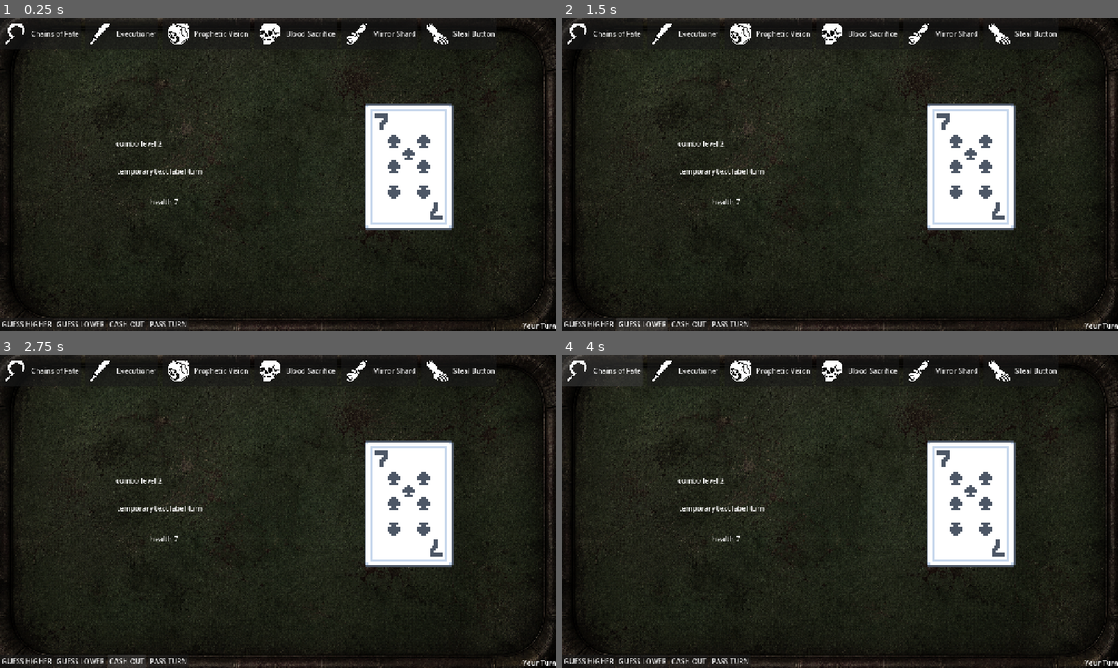
Above: before the commit, frames 1-4 (two rows, left to right).
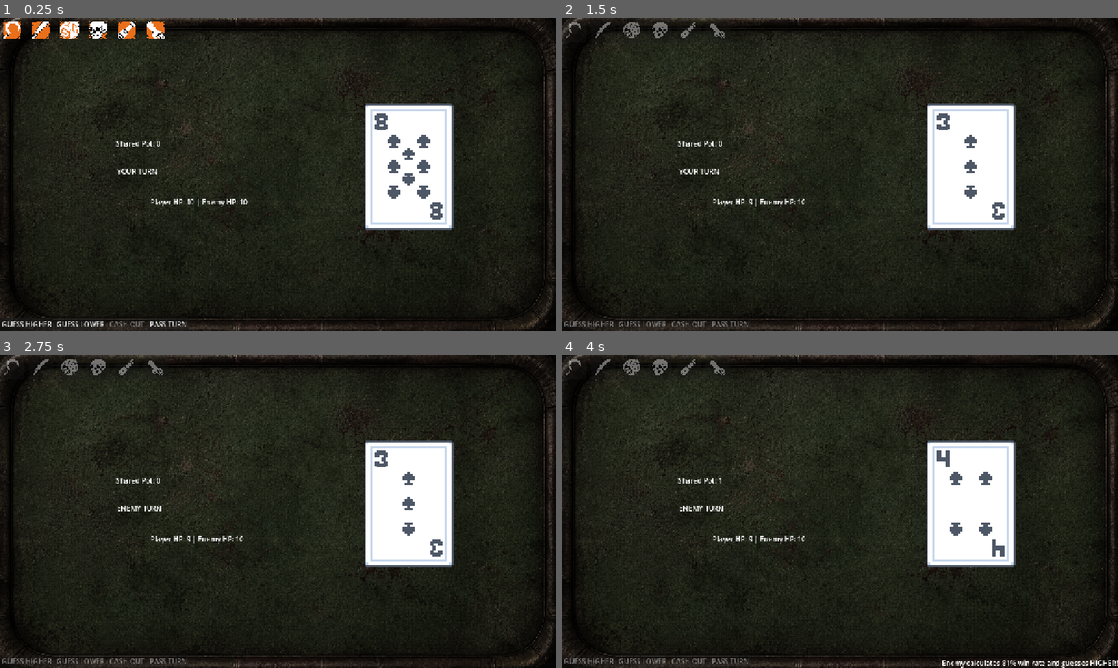
Above: after the commit, the same moments.

Repository: wadahac/HighLowPrototype
Game: Godot game, scene res://scenes/main.tscn
Same seed, same stepped clock (60 frames per second), same inputs: the game is played once before the commit and once after it.
Inputs (mouse positions are in pixels of both pictures, inside the frame that each line leads up to):
- Up to frame 1 (0.25 s): no input
- Up to frame 2 (1.5 s): click "GUESS HIGHER" at 0.5 s; click (639, 324) at 1.25 s, where only the run before the commit has a clickable "GUESS LOWER"
- Up to frame 3 (2.75 s): click (127, 661) at 2 s, where only the run before the commit has a clickable "CASH OUT"
- Up to frame 4 (4 s): click (728, 661) at 2.75 s, where only the run before the commit has a clickable "PASS TURN"; click (600, 370) at 3.5 s, where only the run before the commit has a clickable "Chains of Fate"

The runs differ from the first frame. In frame 1, 2.7% of the frame differs, in the area x 0-100%, y 0-100%; in frame 2, 3.0%; in frame 3, 3.0%; in frame 4, 3.2%.
Error before the commit: Parse Error: Identifier "_on_health_changed" not declared in the current scope. (res://src/HighLowGameManager.gd:71)

Commit message:
fix: restore missing functions and fix parse errors in GameManager
Co-authored-by: aider (gemini/gemini-3.5-flash) <aider@aider.chat>

Diff:
--- a/high-low-prototype/src/HighLowGameManager.gd
+++ b/high-low-prototype/src/HighLowGameManager.gd
@@ -58,7 +58,7 @@
 @onready var vision_button: Button = $"UI_Layer/TrumpContainer/VisionButton"
 @onready var sacrifice_button: Button = $"UI_Layer/TrumpContainer/SacrificeButton"
 @onready var mirror_button: Button = $"UI_Layer/TrumpContainer/MirrorButton"
-@onready var steal_button = $UI_Layer/TrumpContainer/StealButton
+@onready var steal_button: Button = $UI_Layer/TrumpContainer/StealButton
 
 # Info Labels
 @onready var vision_label: Label = $"UI_Layer/InfoPanel/VisionLabel"
@@ -393,3 +393,358 @@
 		cash_out_button.disabled = true
 		if status_label:
 			status_label.text = "TRAPPED BY CHAINS OF FATE: YOU MUST GUESS!"
+
+func _update_button_state(btn: Button, has_trump: bool, default_trump) -> void:
+	if not btn:
+		return
+	btn.visible = has_trump
+	btn.disabled = not is_player_turn
+	btn.custom_minimum_size = Vector2(56, 56)
+	btn.flat = false
+	apply_button_theme(btn)
+
+	# Clear old connections to prevent duplicate triggers
+	for conn in btn.pressed.get_connections():
+		btn.pressed.disconnect(conn.callable)
+
+	var display_name = default_trump.card_name if "card_name" in default_trump else btn.name
+
+	# Map trump card types to exact filenames
+	var filename = ""
+	var file_name_lower = default_trump.get_script().get_path().get_file().get_basename().to_lower()
+	if "chains" in file_name_lower:
+		filename = "chains.png"
+	elif "executioner" in file_name_lower:
+		filename = "executioner.png"
+	elif "vision" in file_name_lower or "prophetic" in file_name_lower:
+		filename = "vision.png"
+	elif "sacrifice" in file_name_lower or "blood" in file_name_lower:
+		filename = "sacrifice.png"
+	elif "mirror" in file_name_lower:
+		filename = "mirror.png"
+
+	var tex = get_trump_texture(filename) if filename != "" else null
+
+	if tex != null and has_trump:
+		btn.icon = tex
+		btn.expand_icon = true
+		btn.texture_filter = CanvasItem.TEXTURE_FILTER_NEAREST
+		btn.text = ""
+	else:
+		btn.icon = null
+		btn.text = display_name
+
+	if has_trump:
+		# Reconnect to the specific handler
+		if btn == chains_button:
+			btn.pressed.connect(_on_chains_pressed)
+		elif btn == executioner_button:
+			btn.pressed.connect(_on_executioner_pressed)
+		elif btn == vision_button:
+			btn.pressed.connect(_on_vision_pressed)
+		elif btn == sacrifice_button:
+			btn.pressed.connect(_on_sacrifice_pressed)
+		elif btn == mirror_button:
+			btn.pressed.connect(_on_mirror_pressed)
+
+func _use_trump_type(type_name: String) -> void:
+	for trump in trumps_hand:
+		if not trump.is_used:
+			var file_name = trump.get_script().get_path().get_file().get_basename().to_lower()
+			if type_name in file_name:
+				trump.execute_player(self)
+				break
+	refresh_trump_ui()
+	set_player_controls_enabled(is_player_turn)
+
+# Trump Card Handlers
+func _on_chains_pressed() -> void:
+	_use_trump_type("chains")
+
+func _on_executioner_pressed() -> void:
+	_use_trump_type("executioner")
+
+func _on_vision_pressed() -> void:
+	_use_trump_type("vision")
+
+func _on_sacrifice_pressed() -> void:
+	_use_trump_type("sacrifice")
+
+func _on_mirror_pressed() -> void:
+	_use_trump_type("mirror")
+
+func _on_steal_button_pressed() -> void:
+	var stolen_trump = steal_trump.apply_effect(self, enemy_ai, self)
+	if stolen_trump:
+		var card_name = stolen_trump.card_name if "card_name" in stolen_trump else stolen_trump.get_script().get_path().get_file().get_basename()
+		print("STOLE TRUMP: Stole ", card_name)
+		if status_label:
+			status_label.text = "Player stole " + card_name + "!"
+	else:
+		if status_label:
+			status_label.text = "Player tried to steal, but enemy has no Trumps!"
+	refresh_trump_ui()
+	_update_base_card_ui()
+
+func trigger_juice_effect(effect_name: String) -> void:
+	print("Juice effect triggered: ", effect_name)
+	if status_label:
+		status_label.text = "Juice effect: " + effect_name.to_upper()
+
+# AI Decision Handler
+func _on_enemy_decision_made(choice: String) -> void:
+	if is_player_turn:
+		return
+
+	if choice == "cash_out":
+		cash_out()
+	elif choice == "pass":
+		if status_label:
+			status_label.text = "Enemy passed the turn."
+		switch_turn()
+	else:
+		process_guess(choice == "higher")
+
+# Process guess logic
+func process_guess(is_higher: bool) -> void:
+	var active_is_chained: bool = player_cash_out_and_pass_locked if is_player_turn else enemy_cash_out_and_pass_locked
+	var pot_snapshot: int = shared_pot
+	print("DEBUG - Guess Start: is_player_turn=", is_player_turn, " active_is_chained=", active_is_chained, " pot=", pot_snapshot)
+
+	var new_card: int = draw_card()
+	var is_reshuffled: bool = was_reshuffled_on_last_draw
+	var is_correct: bool = false
+	var is_tie: bool = (new_card == active_card)
+
+	if is_tie:
+		is_correct = true
+	elif is_higher and new_card > active_card:
+		is_correct = true
+	elif not is_higher and new_card < active_card:
+		is_correct = true
+
+	if is_correct:
+		if not is_tie:
+			current_streak += 1
+			shared_pot += 1
+		if active_is_chained:
+			shared_pot *= 2
+			print("DEBUG: Chains of Fate DOUBLE POT applied! New pot: ", shared_pot)
+			if status_label:
+				status_label.text = ("Player" if is_player_turn else "Enemy") + " survived Chains of Fate! Pot doubled to " + str(shared_pot) + "!"
+		active_card = new_card
+		combo_updated.emit(shared_pot)
+		_update_base_card_ui()
+
+		if is_reshuffled and status_label:
+			var prefix = "Deck reshuffled! " if not status_label.text.begins_with("DECK RESHUFFLED!") else status_label.text + " | "
+			if is_player_turn:
+				status_label.text = prefix + "Player guessed correctly!"
+			else:
+				status_label.text = prefix + "Enemy guessed correctly!"
+
+		if not check_game_over():
+			if is_player_turn:
+				await get_tree().create_timer(1.2).timeout
+				set_player_controls_enabled(true)
+			else:
+				await get_tree().create_timer(1.2).timeout
+				if not check_game_over() and not is_player_turn:
+					if enemy_ai and enemy_ai.can_act:
+						enemy_ai.take_turn(active_card, shared_pot, player_hp, enemy_cash_out_and_pass_locked)
+	else:
+		var total_damage: int = 0
+		if active_is_chained:
+			total_damage = max(1, pot_snapshot * 2)
+			print("DEBUG: Chains of Fate DOUBLE DAMAGE applied: ", total_damage)
+		else:
+			total_damage = max(1, pot_snapshot)
+
+		var text_prefix = ""
+		if is_reshuffled:
+			text_prefix = "DECK RESHUFFLED! "
+
+		if is_player_turn:
+			if mirror_active:
+				var reflected_damage = int(total_damage * 0.5)
+				var self_damage = total_damage - reflected_damage
+				player_hp = max(0, player_hp - self_damage)
+				enemy_hp = max(0, enemy_hp - reflected_damage)
+				mirror_active = false
+				if status_label:
+					status_label.text = text_prefix + "Mirror Shard reflected " + str(reflected_damage) + " damage!"
+			else:
+				player_hp = max(0, player_hp - total_damage)
+				if is_reshuffled and status_label:
+					status_label.text = text_prefix + "Player guessed incorrectly!"
+		else:
+			if mirror_active:
+				var reflected_damage = int(total_damage * 0.5)
+				var self_damage = total_damage - reflected_damage
+				enemy_hp = max(0, enemy_hp - self_damage)
+				player_hp = max(0, player_hp - reflected_damage)
+				mirror_active = false
+				if status_label:
+					status_label.text = text_prefix + "Mirror Shard reflected " + str(reflected_damage) + " damage!"
+			else:
+				enemy_hp = max(0, enemy_hp - total_damage)
+				if is_reshuffled and status_label:
+					status_label.text = text_prefix + "Enemy guessed incorrectly!"
+
+		shared_pot = 0
+		current_streak = 0
+		active_card = new_card
+
+		# Explicitly reset Chains of Fate on round end / damage
+		player_cash_out_and_pass_locked = false
+		enemy_cash_out_and_pass_locked = false
+		chained_target = ""
+		chains_lock_duration = 0
+
+		health_changed.emit(player_hp, enemy_hp)
+		combo_updated.emit(shared_pot)
+		_update_base_card_ui()
+
+		if not check_game_over():
+			await get_tree().create_timer(1.2).timeout
+			switch_turn()
+
+	# Consume and reset Chains of Fate lock status after the guess is evaluated
+	if is_player_turn:
+		if chained_target == "player":
+			player_cash_out_and_pass_locked = false
+			chained_target = ""
+			chains_lock_duration = 0
+	else:
+		if chained_target == "enemy":
+			enemy_cash_out_and_pass_locked = false
+			chained_target = ""
+			chains_lock_duration = 0
+
+# Cash out logic
+func cash_out() -> void:
+	if (is_player_turn and player_cash_out_and_pass_locked) or (not is_player_turn and enemy_cash_out_and_pass_locked):
+		print("ACTION BLOCKED: Cash Out called while locked by Chains of Fate!")
+		return
+
+	if shared_pot > 0:
+		if is_player_turn:
+			enemy_hp = max(0, enemy_hp - shared_pot)
+		else:
+			player_hp = max(0, player_hp - shared_pot)
+		shared_pot = 0
+		current_streak = 0
+
+		health_changed.emit(player_hp, enemy_hp)
+		combo_updated.emit(shared_pot)
+		_update_base_card_ui()
+
+		if not check_game_over():
+			await get_tree().create_timer(1.2).timeout
+			switch_turn()
+
+func switch_turn() -> void:
+	is_player_turn = not is_player_turn
+	_update_turn_label()
+	refresh_trump_ui()
+
+	if is_player_turn:
+		mirror_active = false
+		set_player_controls_enabled(true)
+		if player_cash_out_and_pass_locked and status_label:
+			status_label.text = "TRAPPED BY CHAINS OF FATE: YOU MUST GUESS!"
+	else:
+		set_player_controls_enabled(false)
+
+		if enemy_ai:
+			# Decrement turns_frozen counter
+			if enemy_ai.turns_frozen > 0:
+				enemy_ai.turns_frozen -= 1
+			if enemy_ai.turns_frozen <= 0:
+				enemy_ai.can_act = true
+
+			if enemy_ai.can_act:
+				enemy_ai.take_turn(active_card, shared_pot, player_hp, enemy_cash_out_and_pass_locked)
+			else:
+				# If still frozen/cannot act, safely pass turn back to player to avoid hang
+				await get_tree().create_timer(1.0).timeout
+				switch_turn()
+
+func set_player_controls_enabled(enabled: bool) -> void:
+	higher_button.disabled = not enabled
+	lower_button.disabled = not enabled
+
+	if enabled and is_player_turn:
+		var is_player_chained = player_cash_out_and_pass_locked
+		cash_out_button.disabled = is_player_chained or shared_pot == 0
+		pass_button.disabled = is_player_chained
+
+		# Update Trump buttons state
+		refresh_trump_ui()
+	else:
+		cash_out_button.disabled = true
+		pass_button.disabled = true
+		chains_button.disabled = true
+		executioner_button.disabled = true
+		vision_button.disabled = true
+		sacrifice_button.disabled = true
+		mirror_button.disabled = true
+		steal_button.disabled = true
+
+func check_game_over() -> bool:
+	if enemy_hp <= 0:
+		if status_label:
+			status_label.text = "YOU SURVIVED! YOU WIN!"
+		_disable_all_controls()
+		restart_button.show()
+		restart_button.disabled = false
+		game_over.emit("Player")
+		return true
+	elif player_hp <= 0:
+		if status_label:
+			status_label.text = "YOU DIED! GAME OVER"
+		_disable_all_controls()
+		restart_button.show()
+		restart_button.disabled = false
+		game_over.emit("Enemy")
+		return true
+	return false
+
+func check_game_state() -> bool:
+	return check_game_over()
+
+func _disable_all_controls() -> void:
+	set_player_controls_enabled(false)
+	higher_button.disabled = true
+	lower_button.disabled = true
+	cash_out_button.disabled = true
+	pass_button.disabled = true
+	chains_button.disabled = true
+	executioner_button.disabled = true
+	vision_button.disabled = true
+	sacrifice_button.disabled = true
+	mirror_button.disabled = true
+	steal_button.disabled = true
+
+func _update_base_card_ui() -> void:
+	animate_card_flip(active_card)
+
+func _update_turn_label() -> void:
+	if turn_label:
+		if is_player_turn:
+			turn_label.text = "YOUR TURN"
+		else:
+			turn_label.text = "ENEMY TURN"
+
+func _on_health_changed(p_hp: int, e_hp: int) -> void:
+	if health_label:
+		health_label.text = "Player HP: " + str(p_hp) + " | Enemy HP: " + str(e_hp)
+
+func _on_combo_updated(c_combo: int) -> void:
+	if combo_label:
+		combo_label.text = "Shared Pot: " + str(c_combo)
+
+func _on_game_over(winner: String) -> void:
+	_disable_all_controls()
+	restart_button.show()
+	restart_button.disabled = false
